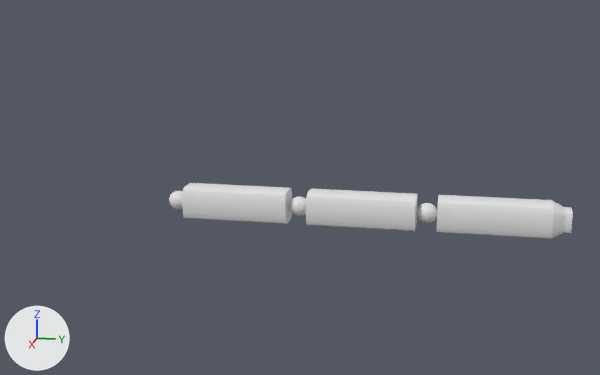
A saved change to the Blender file Procedural-Spider/Assets/Assets/IK_LEG.blend.
The view is the same before and after, from a 50 mm lens placed at (48.0, 6.7, 13.2), pointed at (-0.5, -3.0, 1.0). The axes (+X, +Y, +Z) are drawn at lower left. The lights are the same throughout.
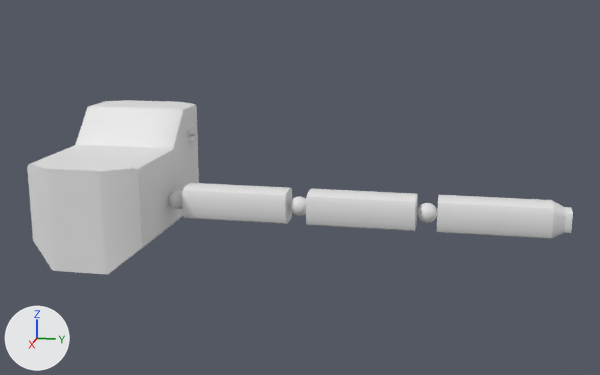
Edits to the bpy script that builds the scene:
```text
Add me_cube:
    me_cube.from_pydata(...)  # 283 vertices, 280 faces; spans x -1.19..1.0, y -1.0..1.09, z -1.0..1.72
    me_cube.polygons.foreach_set('use_smooth', [True] * 280)
Add ob_spider_body:
    ob_spider_body = bpy.data.objects.new('Spider_Body', me_cube)
    ob_spider_body.location = (0.0, -14.67, 0.0)
    ob_spider_body.scale = (5.88, 3.41, 3.03)
    _m = ob_spider_body.modifiers.new('Hops_Mirror', 'MIRROR')
    _m.use_axis = (False, True, False)
    _m.use_bisect_axis = (False, True, False)
    _m.use_clip = True
```

Boxes [x1, y1, x2, y2] around the edits, measured in the pictures (600 x 375 px):
'Spider_Body', added: after [27, 100, 199, 275]
